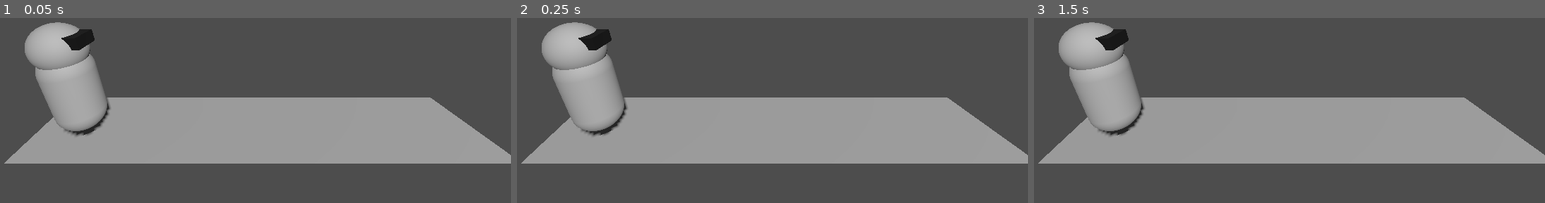
Above: before the commit, frames 1-3 (left to right).
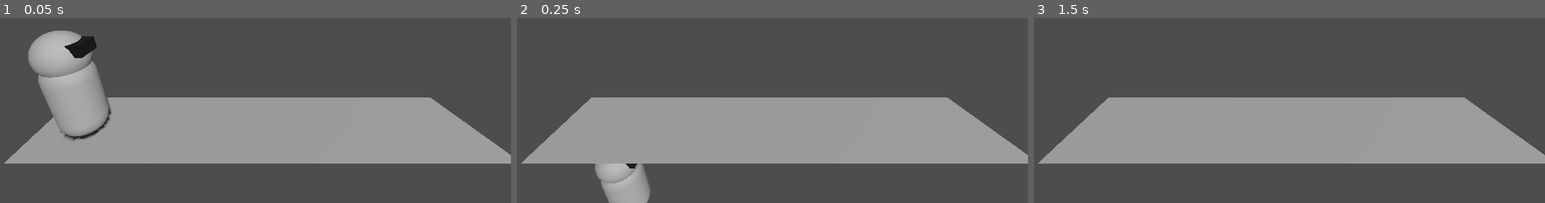
Above: after the commit, the same moments.

Repository: thewasmans/2025-dinojam
Game: Godot game, scene res://scenes/game.tscn
Same seed, same stepped clock (60 frames per second), same inputs: the game is played once before the commit and once after it.
Inputs:
- Up to frame 1 (0.05 s): no input
- Up to frame 2 (0.25 s): no input
- Up to frame 3 (1.5 s): hold D (forward) 0.53-1.28 s; tap Space (jump) at 0.6, 0.77, 1.07, 1.35 s; tap Enter at 1.25 s; hold A (backward) from 1.28 s (still down)

The runs differ from the first frame. In frame 1, 2.3% of the frame differs, in the area x 4-22%, y 2-67%; in frame 2, 7.5%, in the area x 4-27%, y 2-100%; in frame 3, 5.5%.

Commit message:
Add script to moving the player character

Diff:
--- a/scripts/player_character.gd
+++ b/scripts/player_character.gd
@@ -1 +1,22 @@
-extends Node3D
+extends CharacterBody3D
+
+@export var speed:float = 10
+@export var jump_speed:float = 20.0
+@export var jump_speed_decrease:float = .1
+
+var _gravity:float = ProjectSettings.get_setting("physics/2d/default_gravity")
+
+func apply_gravity(delta:float)->void:
+	velocity.y -= _gravity * delta * jump_speed_decrease
+
+func apply_velocity_from_input()->void:
+	if Input.is_action_just_pressed("jump") and is_on_floor():
+		velocity.y = jump_speed
+
+	var direction:float = Input.get_axis("backward", "forward")
+	velocity.z = direction * speed
+
+func _physics_process(delta:float)->void:
+	apply_gravity(delta)
+	apply_velocity_from_input()
+	move_and_slide()
